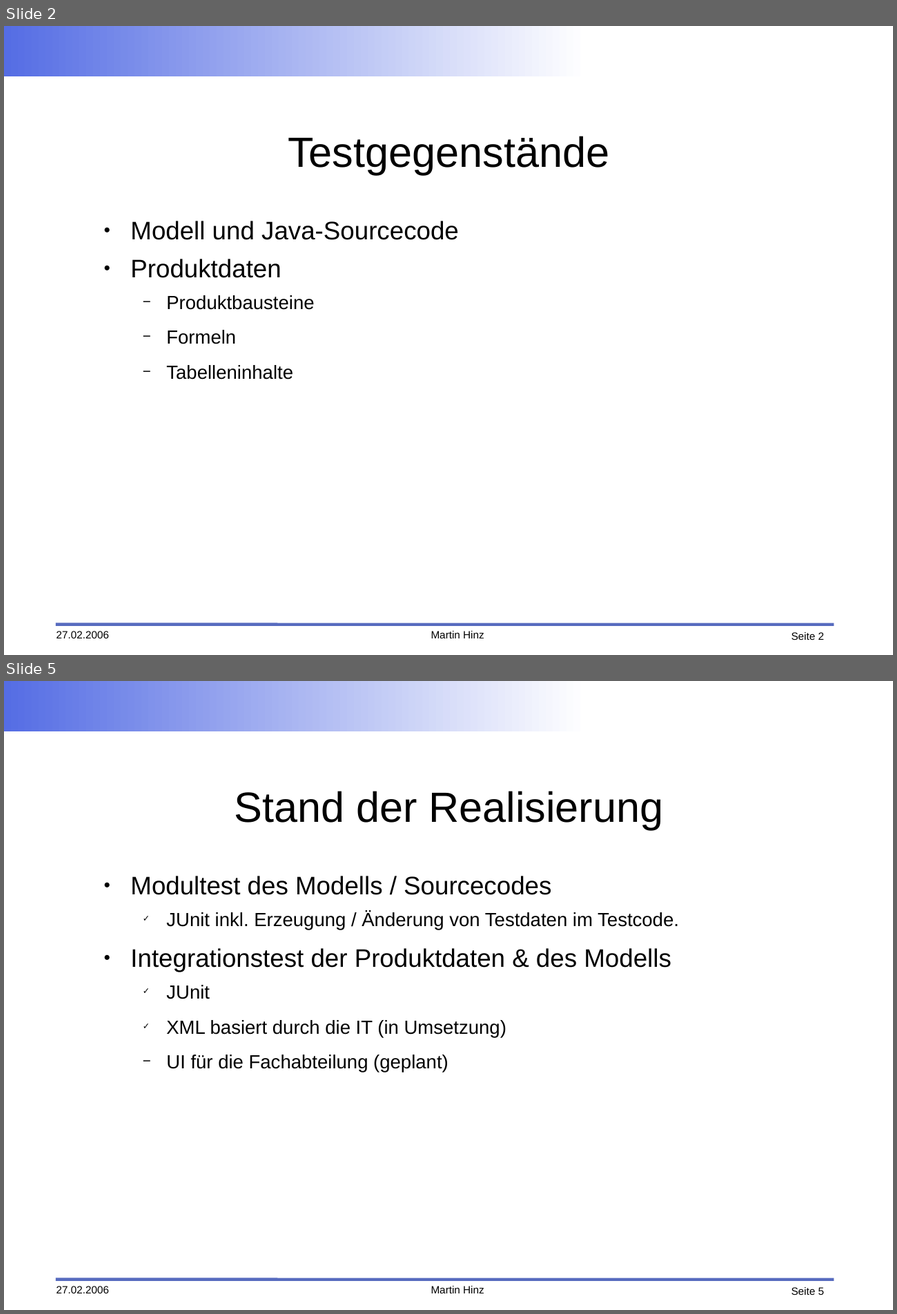
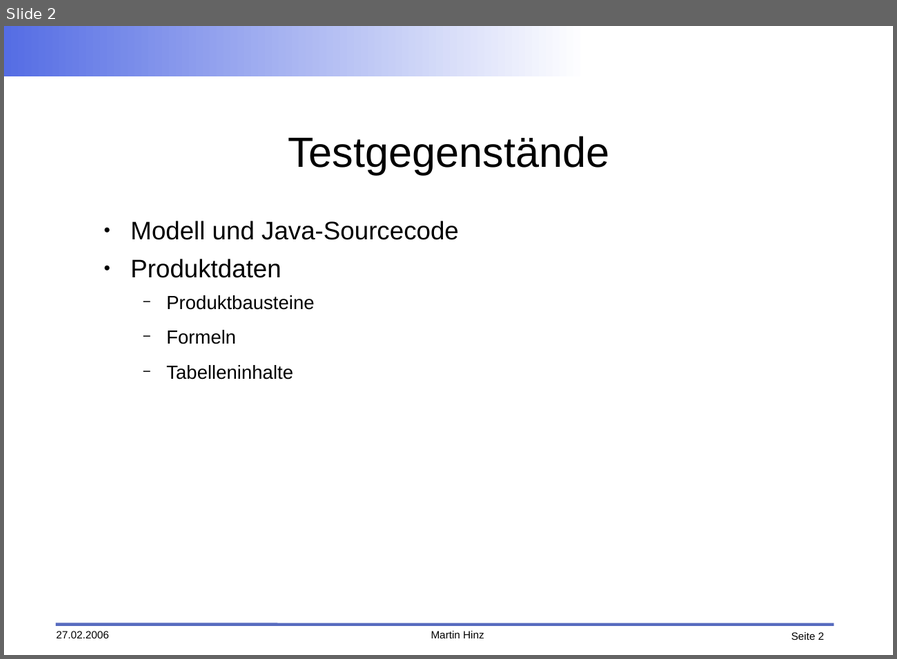
Before and after one commit to faktorips/faktorips.base, a slide deck: org.faktorips.doc/presentations/FaktorIPS-Testunterstuetzung.odp. Shown one above the other, each under a label of ours: slides 2 and 5 before the commit, slide 2 after it; the slides between them are not shown. The pictures are 897x1314 and 897x659 pixels, drawn with LibreOffice and Linux fonts; fonts in the diff are those of the drawing; background and template pictures are left out. Boxes give left, top, right and bottom in pixels: in the first picture for what was removed or moved away, otherwise in the second. Text is boxed around its words. In the diff, an @@ line names an element or a change of style, - is before the commit and + after.

```diff
--- a/org.faktorips.doc/presentations/FaktorIPS-Testunterstuetzung.odp
+++ b/org.faktorips.doc/presentations/FaktorIPS-Testunterstuetzung.odp
@@ slide 5 removed at [4, 681, 893, 1310], background #FFFFFF; not listed: 5 template elements that a slide beside it also shows @@
@@ title removed at [234, 791, 663, 829] @@
-Stand der Realisierung
@@ text removed at [130, 876, 679, 1072] @@
-● Modultest des Modells / Sourcecodes
-  ✓ JUnit inkl. Erzeugung / Änderung von Testdaten im Testcode.
-● Integrationstest der Produktdaten & des Modells
-  ✓ JUnit
-  ✓ XML basiert durch die IT (in Umsetzung)
-  − UI für die Fachabteilung (geplant)
```
Also in this commit, not shown: 2 slides changed, 2 other files.
